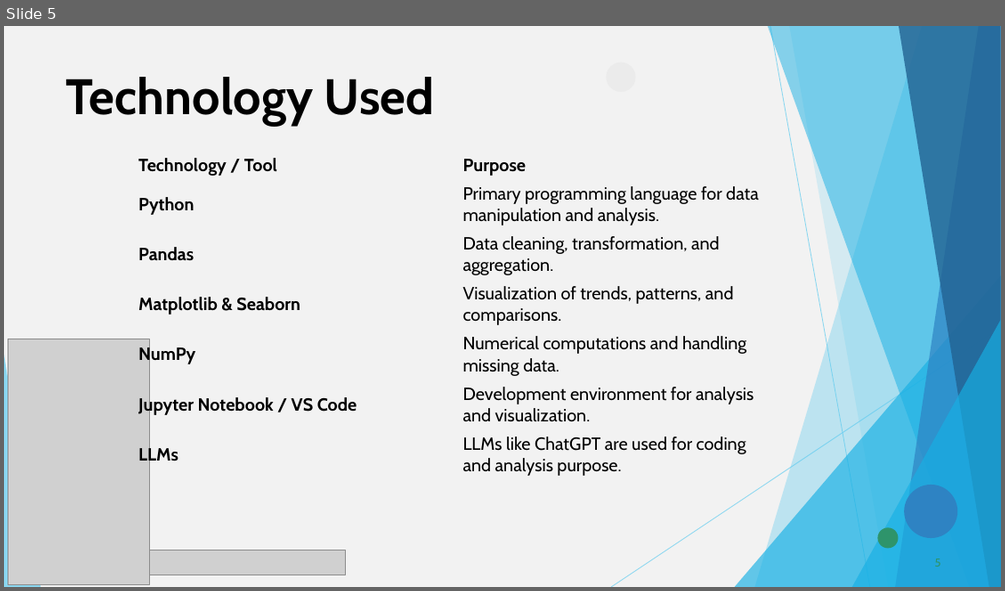
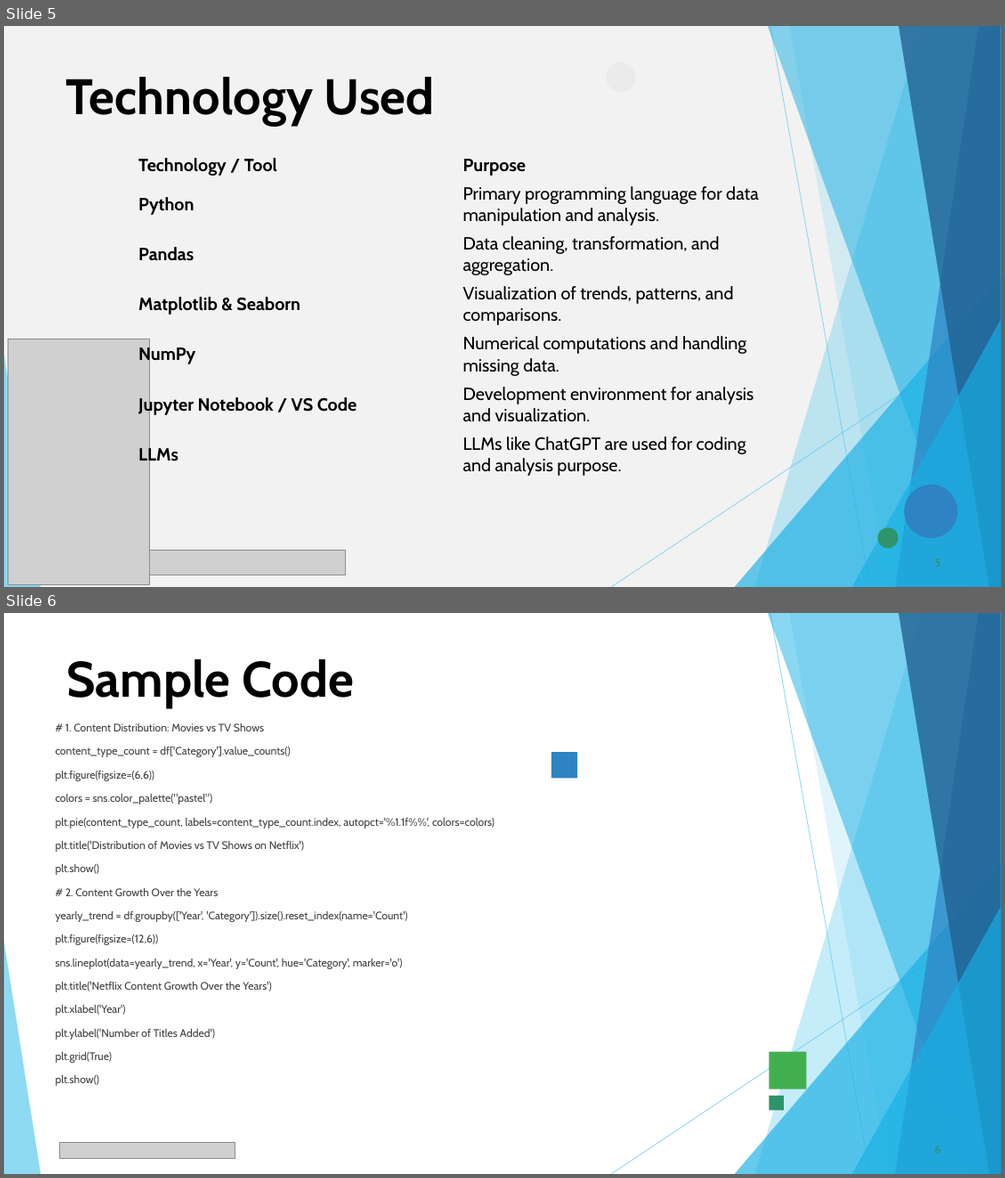
Before and after one commit to 1905Pras/VOIS_AICTE_Oct2025_MajorProject_Prasanth-M, a slide deck: Prasanth M_Netflix Data Analysis Project PPT.pptx. Shown one above the other, each under a label of ours: slide 5 before the commit, slides 5 and 6 after it. The pictures are 1005x591 and 1005x1178 pixels, drawn with LibreOffice and Linux fonts; fonts in the diff are those of the drawing; grey boxes stand for pictures. Boxes give left, top, right and bottom in pixels: in the first picture for what was removed or moved away, otherwise in the second. Text is boxed around its words. In the diff, an @@ line names an element or a change of style, - is before the commit and + after.

```diff
--- a/Prasanth M_Netflix Data Analysis Project PPT.pptx
+++ b/Prasanth M_Netflix Data Analysis Project PPT.pptx
@@ slide 6 added at bbox=[4, 613, 1001, 1174], background #FFFFFF; not listed: 11 template elements that a slide beside it also shows @@
@@ title added at bbox=[67, 659, 354, 707], 48 pt, text #000000, bold @@
+Sample Code
@@ text added at bbox=[56, 723, 494, 1086], 10.5 pt, text #404040 @@
+# 1. Content Distribution: Movies vs TV Shows
+content_type_count = df['Category'].value_counts()
+plt.figure(figsize=(6,6))
+colors = sns.color_palette("pastel")
+plt.pie(content_type_count, labels=content_type_count.index, autopct='%1.1f%%', colors=colors)
+plt.title('Distribution of Movies vs TV Shows on Netflix')
+plt.show()
+# 2. Content Growth Over the Years
+yearly_trend = df.groupby(['Year', 'Category']).size().reset_index(name='Count')
+plt.figure(figsize=(12,6))
+sns.lineplot(data=yearly_trend, x='Year', y='Count', hue='Category', marker='o')
+plt.title('Netflix Content Growth Over the Years')
+plt.xlabel('Year')
+plt.ylabel('Number of Titles Added')
+plt.grid(True)
+plt.show()
@@ rectangle added at bbox=[551, 752, 577, 779], fill #2E83C3 @@
@@ rectangle added at bbox=[769, 1052, 807, 1089], fill #42B051 @@
@@ rectangle added at bbox=[769, 1095, 784, 1111], fill #2E946B @@
@@ picture added at bbox=[59, 1143, 235, 1159] @@
```
Also in this commit, not shown: 4 slides changed, 3 other slides added, 3 slides removed.
